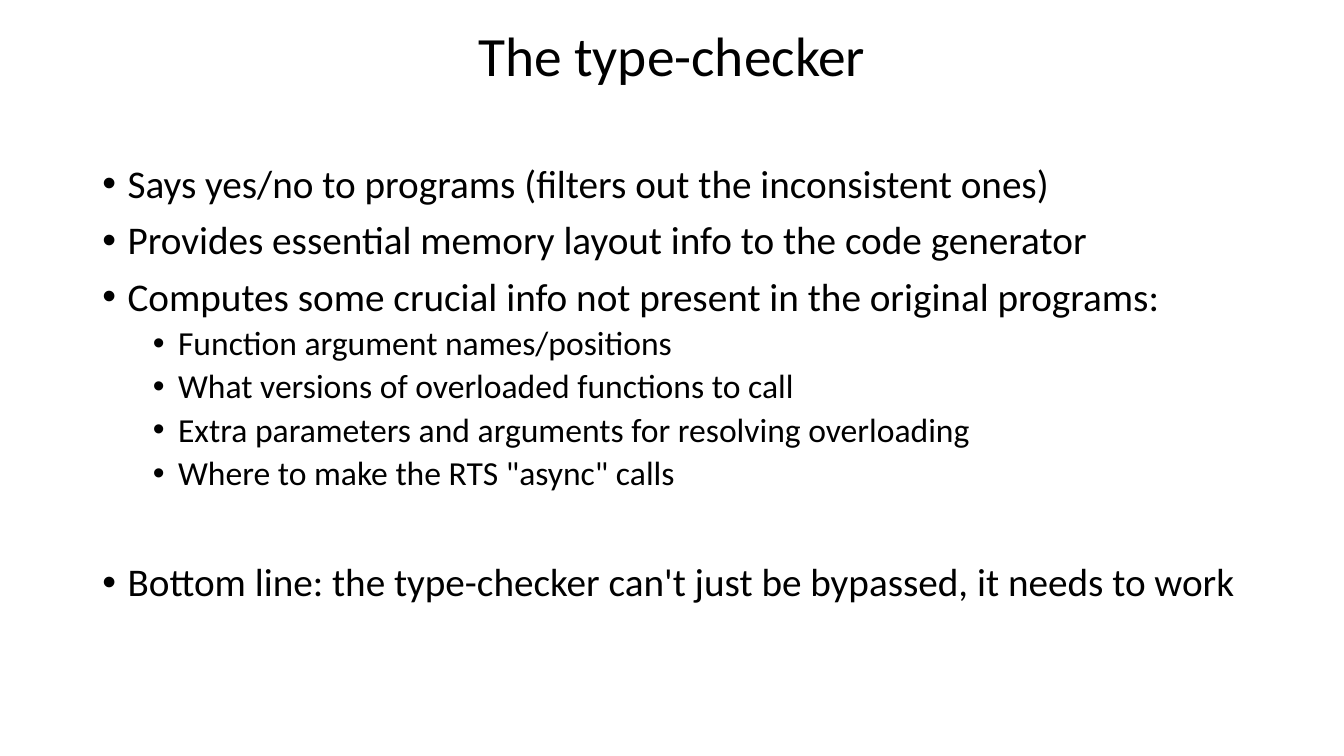
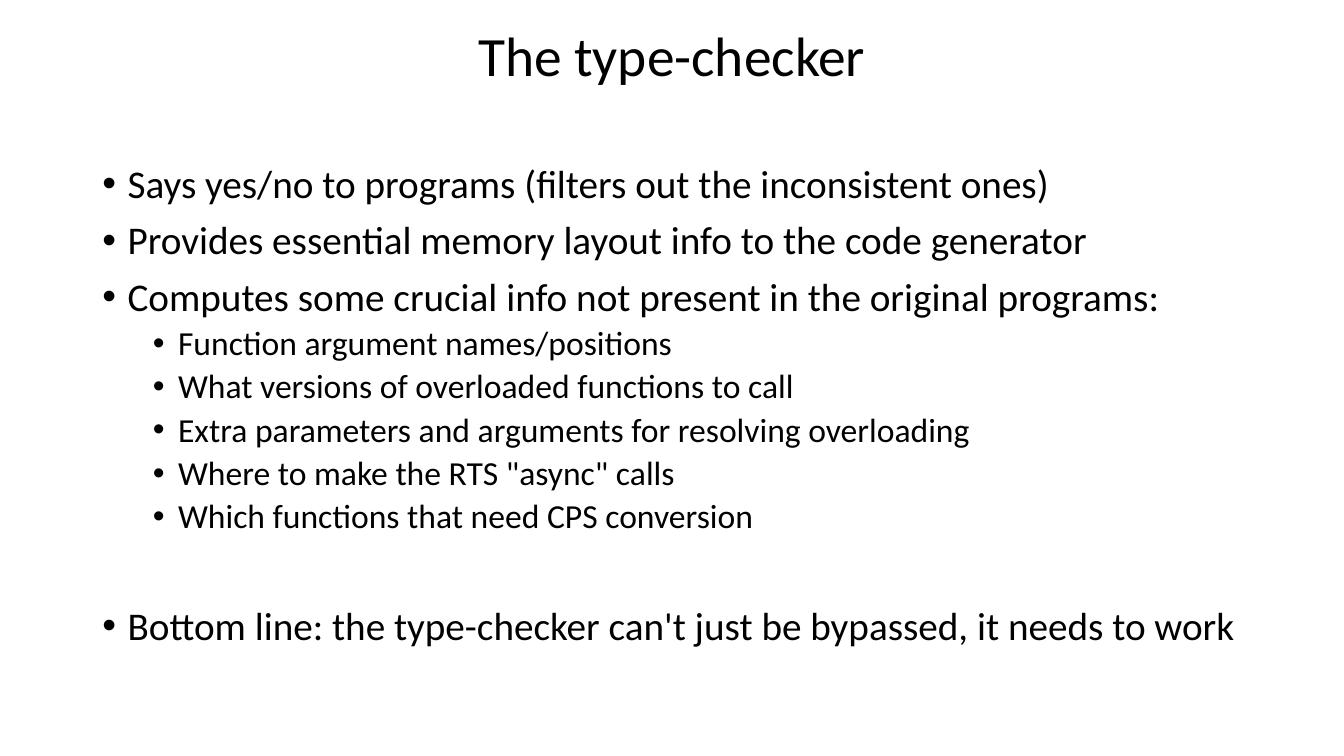
Before and after one commit to actonlang/acton, a slide deck: slide 8 of ActonCompiler.pptx. Drawn at 1344x756 pixels with LibreOffice and Linux fonts; fonts in the diff are those of the drawing. Boxes give left, top, right and bottom in pixels: in the first picture for what was removed or moved away, otherwise in the second. Text is boxed around its words. In the diff, an @@ line names an element or a change of style, - is before the commit and + after.

```diff
--- a/ActonCompiler.pptx
+++ b/ActonCompiler.pptx
@@ text at [178, 504, 753, 529]: paragraph added @@
+  • Which functions that need CPS conversion
```
Also in this commit, not shown: 2 other files.
